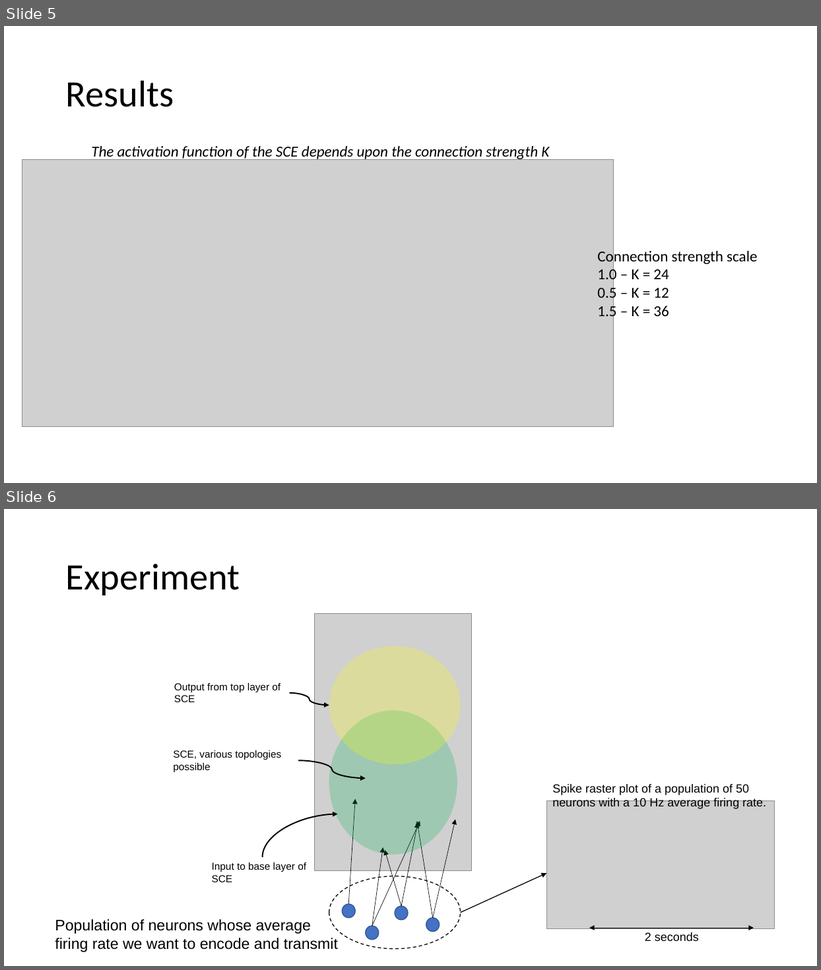
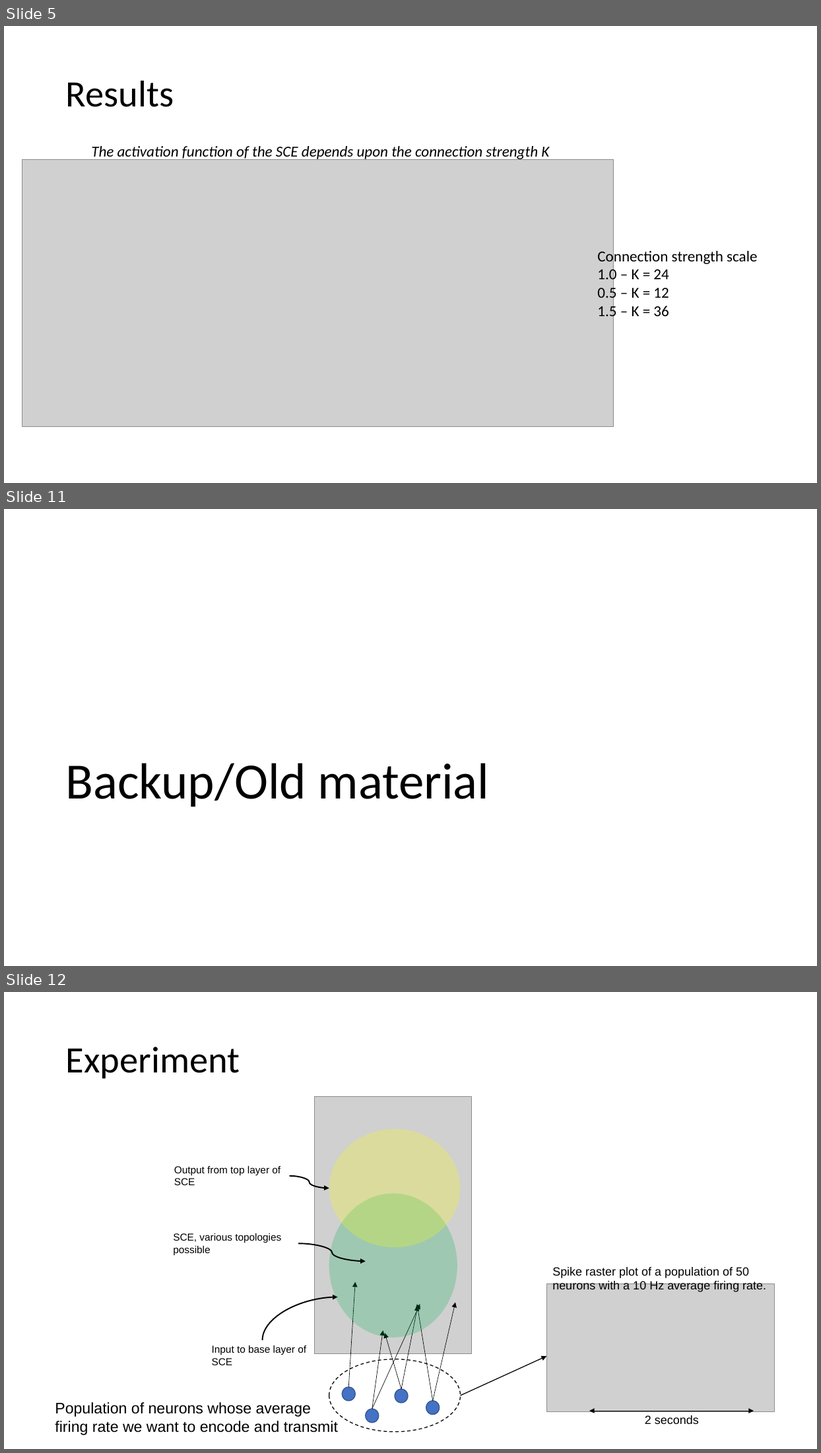
Before and after one commit to vbaker145/neuron, a slide deck: encoding_paper/Firing Rate Encoding Analysis.pptx. Shown one above the other, each under a label of ours: slides 5 and 6 before the commit, slides 5, 11 and 12 after it; the slides between them are not shown. The pictures are 821x970 and 821x1453 pixels, drawn with LibreOffice and Linux fonts; fonts in the diff are those of the drawing; grey boxes stand for pictures; background and template pictures are left out. Boxes give left, top, right and bottom in pixels: in the first picture for what was removed or moved away, otherwise in the second. Text is boxed around its words. In the diff, an @@ line names an element or a change of style, - is before the commit and + after.

```diff
--- a/encoding_paper/Firing Rate Encoding Analysis.pptx
+++ b/encoding_paper/Firing Rate Encoding Analysis.pptx
@@ slide 11 added at (4, 509, 817, 966), background #FFFFFF @@
@@ title added at (65, 763, 490, 807), 60 pt, text #000000 @@
+Backup/Old material
@@ what was slide 6 is now slide 12 @@
```
Also in this commit, not shown: 5 other slides added, 13 other files.
